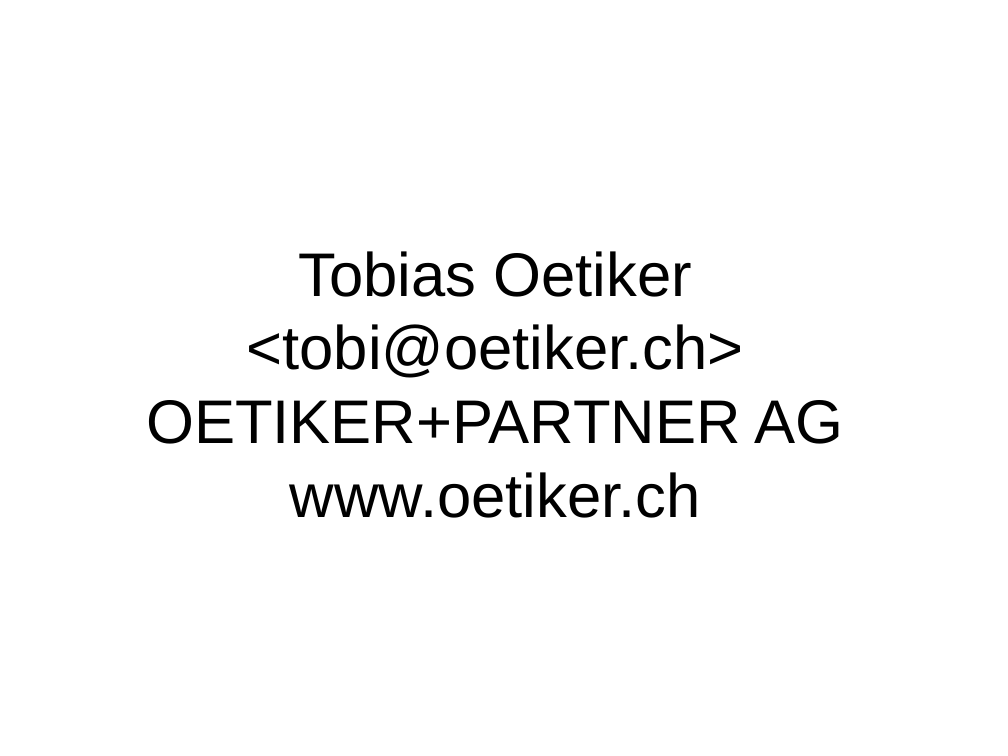
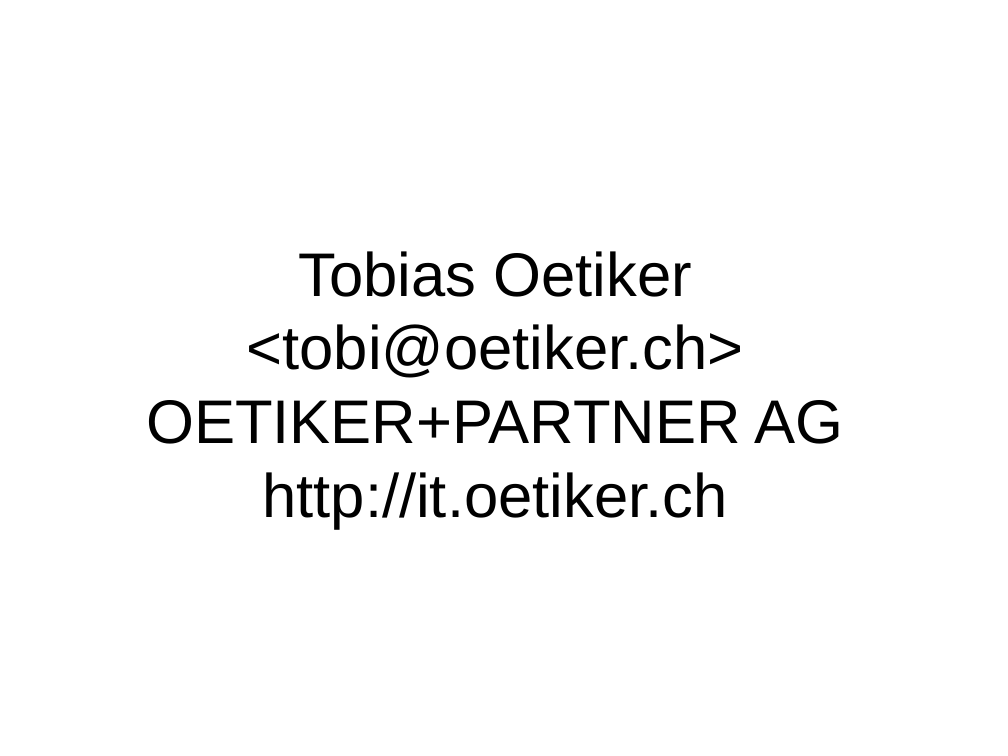
Before and after one commit to Distrotech/rrdtool, a slide deck: slide 124 of talks/rrdtoolfast/monitoring-en.ppt (slide 112 before the commit). Drawn at 1008x756 pixels with LibreOffice and Linux fonts; fonts in the diff are those of the drawing. Boxes give left, top, right and bottom in pixels: in the first picture for what was removed or moved away, otherwise in the second. Text is boxed around its words. In the diff, an @@ line names an element or a change of style, - is before the commit and + after.

```diff
--- a/talks/rrdtoolfast/monitoring-en.ppt
+++ b/talks/rrdtoolfast/monitoring-en.ppt
@@ title at (146, 251, 844, 529): text changed @@
-Tobias Oetiker <tobi@oetiker.ch>
-OETIKER+PARTNER AG
-www.oetiker.ch
+Tobias Oetiker <tobi@oetiker.ch>
+OETIKER+PARTNER AG
+http://it.oetiker.ch
```
Also in this commit, not shown: 14 other slides changed, 18 slides added, 6 slides removed, 2 other files.
